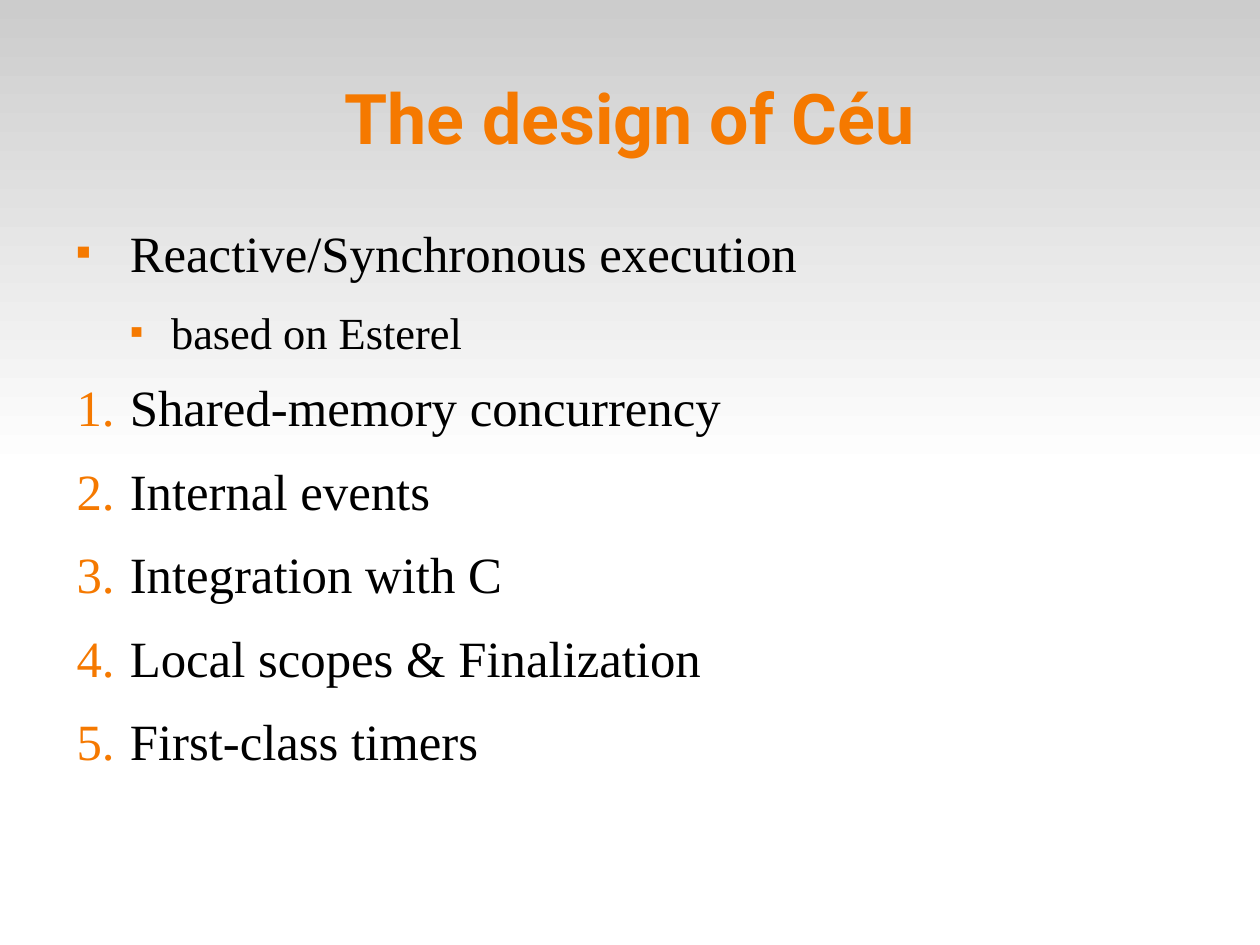
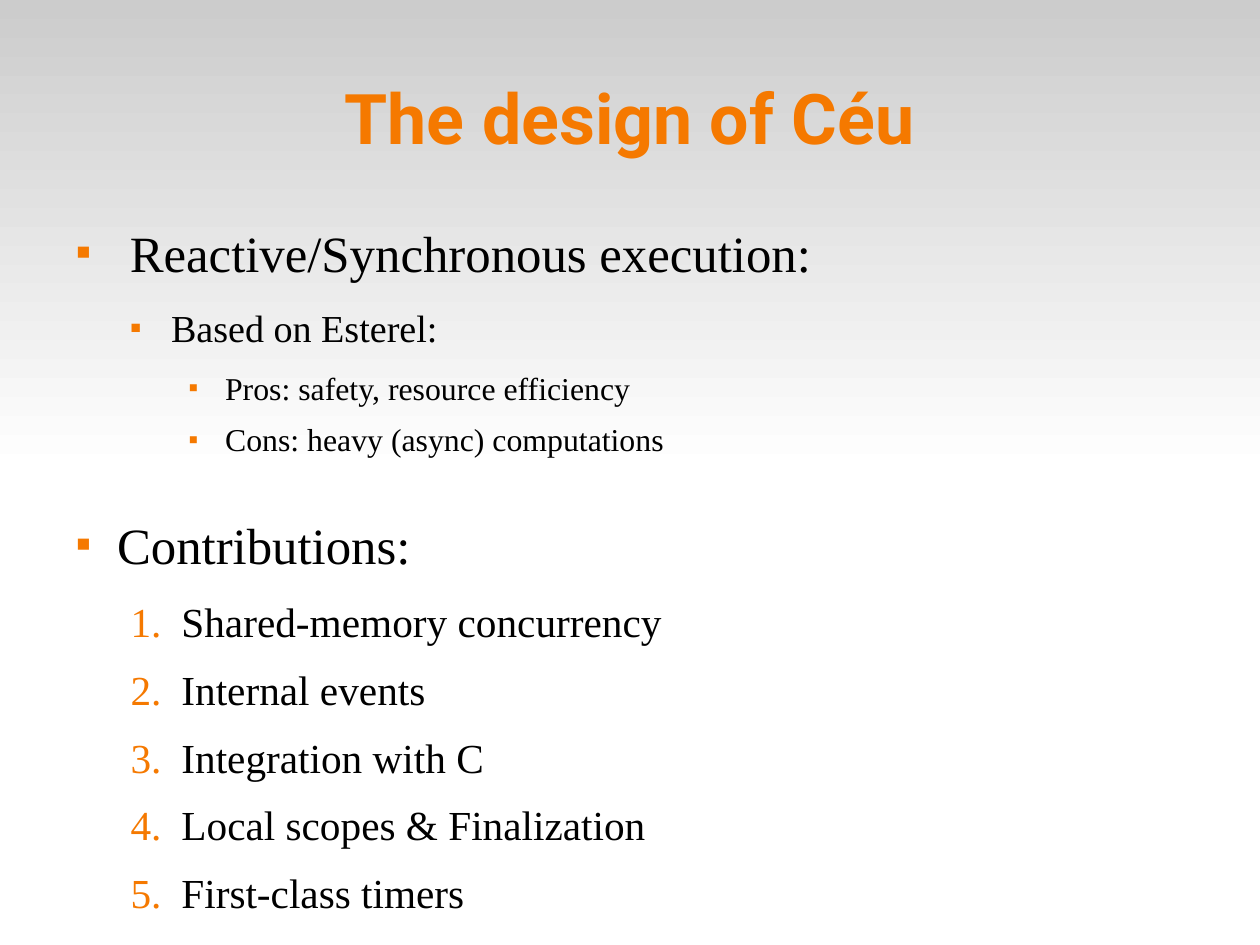
Before and after one commit to fsantanna-no/ceu-docs, a slide deck: slide 4 of ceu_sensys.odp. Drawn at 1260x945 pixels with LibreOffice and Linux fonts; fonts in the diff are those of the drawing. Boxes give left, top, right and bottom in pixels: in the first picture for what was removed or moved away, otherwise in the second. Text is boxed around its words. In the diff, an @@ line names an element or a change of style, - is before the commit and + after.

```diff
--- a/ceu_sensys.odp
+++ b/ceu_sensys.odp
@@ text at box(117, 236, 810, 565): text changed; size 32 to 20 pt @@
-■ Reactive/Synchronous execution
-  ■ based on Esterel
+■ Reactive/Synchronous execution:
+  ■ Based on Esterel:
+    ■ Pros: safety, resource efficiency
+    ■ Cons: heavy (async) computations
+■ Contributions:
@@ text at box(181, 608, 662, 909): size 32 to 26 pt in "Shared-memory concurrency", "Internal events", "Integration with C", "Local scopes & Finalization" and 1 more places; list level 1 to 2 in "Shared-memory concurrency"; list level 1 to 2 in "Internal events"; list level 1 to 2 in "Integration with C"; list level 1 to 2 in "Local scopes & Finalization"; list level 1 to 2 in "First-class timers" @@
```
Also in this commit, not shown: 3 other slides changed.
